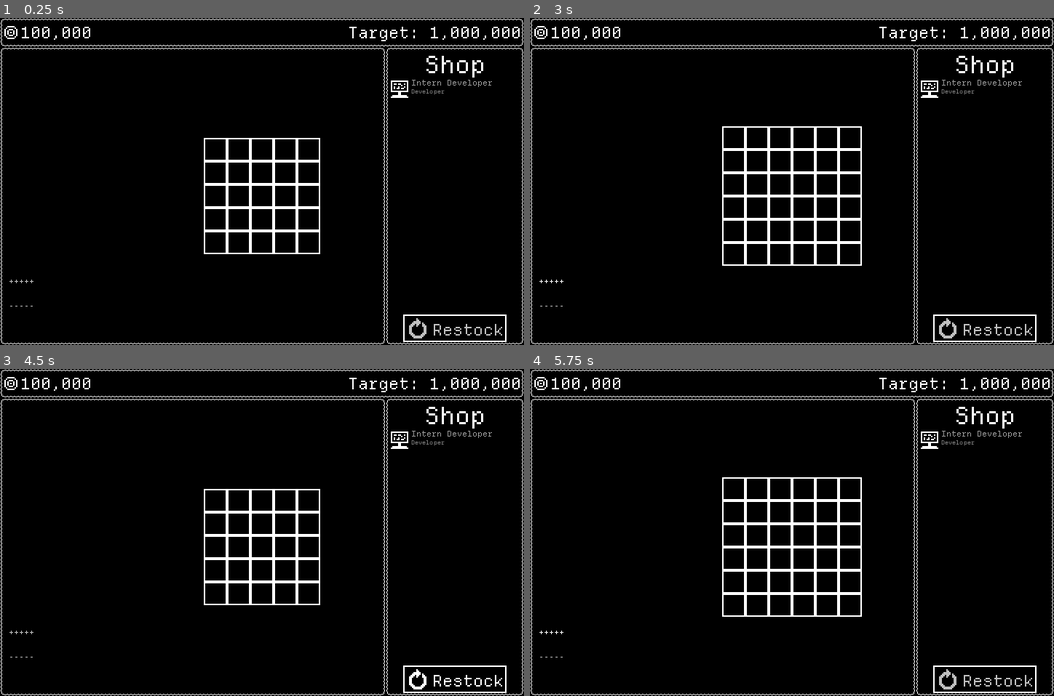
Above: before the commit, frames 1-4 (two rows, left to right).
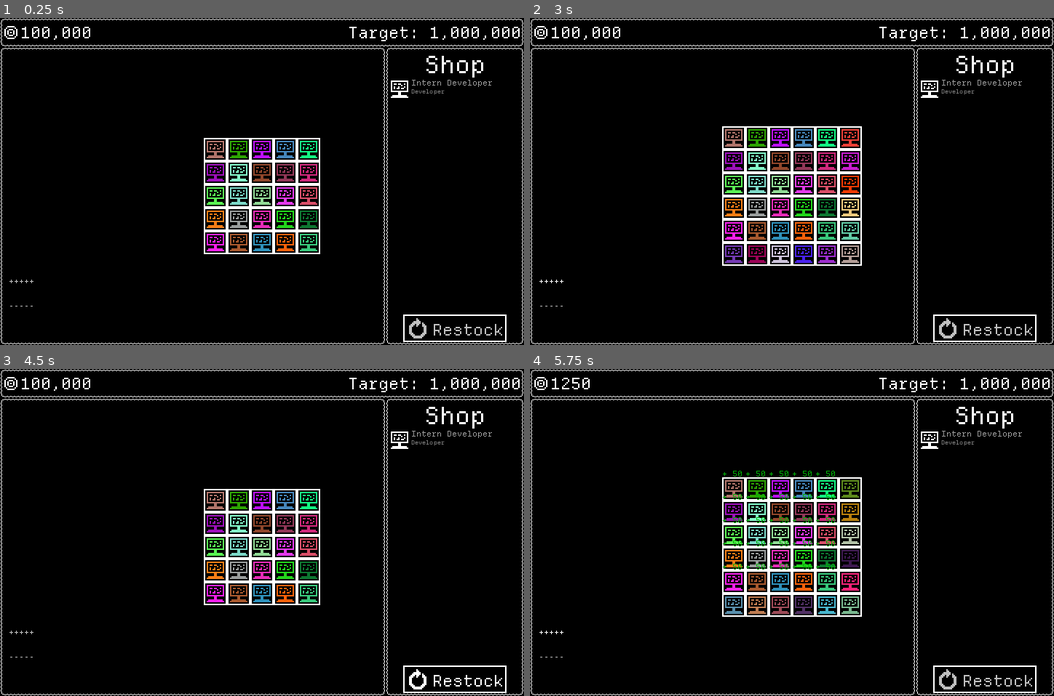
Above: after the commit, the same moments.

Repository: GemDust0/TooBigToFail
Game: Godot game, scene res://Scenes/CorporateSim.tscn
The game is run twice, just before and just after one commit, with the same random seed, the same clock (stepped at 60 frames per second) and the same inputs. This scene is started directly instead of the project's main scene.
Inputs:
- Up to frame 1 (0.25 s): no input
- Up to frame 2 (3 s): click "+++++" at 0.5 s; click "-----" at 1.25 s; click "Restock" at 2 s; click "+++++" at 2.75 s
- Up to frame 3 (4.5 s): click "-----" at 3.5 s; click "Restock" at 4.25 s
- Up to frame 4 (5.75 s): click "+++++" at 5 s

The runs differ from the first frame. In frame 1, 2.3% of the frame differs, in the area x 39-61%, y 37-72%; in frame 2, 3.4%; in frame 3, 2.3%; in frame 4, 3.8%, in the area x 6-63%, y 2-75%.

Commit message:
Description

Diff:
--- a/Scenes/CorporateSim.tscn
+++ b/Scenes/CorporateSim.tscn
@@ -6,6 +6,7 @@
 [ext_resource type="Texture2D" uid="uid://3nddv675u4w4" path="res://Assets/MoneySymbol.png" id="2_v5m7x"]
 [ext_resource type="PackedScene" uid="uid://cg8f3de2xiggn" path="res://Scenes/EmployeeGrid.tscn" id="5_4d44h"]
 [ext_resource type="PackedScene" uid="uid://d2o7ayg510k4a" path="res://Scenes/EmployeeShop.tscn" id="6_cj7sp"]
+[ext_resource type="Script" uid="uid://ck0245lqu86lu" path="res://Scripts/EmployeeDescription.gd" id="7_yop2h"]
 
 [node name="CorporateSim" type="Node" unique_id=1056640650]
 script = ExtResource("1_v5m7x")
@@ -47,6 +48,15 @@
 horizontal_alignment = 2
 vertical_alignment = 1
 
+[node name="EmployeeDescription" type="RichTextLabel" parent="HUD" unique_id=1373270089]
+unique_name_in_owner = true
+visible = false
+offset_right = 256.0
+offset_bottom = 1.0
+bbcode_enabled = true
+vertical_alignment = 1
+script = ExtResource("7_yop2h")
+
 [node name="TileMapLayer" type="TileMapLayer" parent="." unique_id=613741287]
 tile_map_data = PackedByteArray("AABpAFkAAAACAAIAAABpAFgAAAACAAEAAABpAFcAAAACAAEAAABpAFYAAAACAAEAAABpAFUAAAACAAEAAABpAF …(138992 unchanged characters)…
 tile_set = ExtResource("1_nl8ri")
--- /dev/null
+++ b/Scripts/EmployeeDescription.gd
@@ -0,0 +1,12 @@
+class_name EmployeeDescription extends RichTextLabel
+
+
+func show_description(employee: Employee) -> void:
+	text = employee.description
+	@warning_ignore("int_as_enum_without_cast")
+	size = get_theme_font("normal_font").get_multiline_string_size(get_parsed_text(), 0, -1, 11)
+	show()
+
+func _input(event: InputEvent) -> void:
+	if event is InputEventMouseMotion && visible:
+		global_position = get_global_mouse_position() + Vector2(2, 4)
--- a/Scripts/EmployeeGrid.gd
+++ b/Scripts/EmployeeGrid.gd
@@ -7,13 +7,15 @@
 var held: Employee = null
 var highlighted_container: Vector2i = Vector2(-1, -1)
 
+@onready var description: EmployeeDescription = %EmployeeDescription
+
 func create_grid(grid_size: int) -> void:
 	columns = grid_size
 	for row: int in range(grid_size):
 		for col: int in range(grid_size):
 			var container: EmployeeContainer = create_container()
-			#@warning_ignore("integer_division")
-			#container.employee.grid_pos = Vector2i(row, col)
+			@warning_ignore("integer_division")
+			container.employee.grid_pos = Vector2i(row, col)
 			grid[Vector2i(row, col)] = container
 			add_child(container)
 
@@ -22,13 +24,13 @@
 		for col: int in range(amount + columns):
 			var container: EmployeeContainer = create_container()
 			grid[Vector2i(row + columns, col)] = container
-			#container.employee.grid_pos = Vector2i(row + columns, col)
+			container.employee.grid_pos = Vector2i(row + columns, col)
 			add_child(container)
 	for row: int in range(columns-1, -1, -1):
 		for col: int in range(amount):
 			var container: EmployeeContainer = create_container()
 			grid[Vector2i(row, col + columns)] = container
-			#container.employee.grid_pos = Vector2i(row, col + columns)
+			container.employee.grid_pos = Vector2i(row, col + columns)
 			insert_child(container, row*columns+(columns-col))
 	columns += amount
 
@@ -45,9 +47,9 @@
 
 func create_container() -> EmployeeContainer:
 	var container: EmployeeContainer = employeeContainerScene.instantiate()
-	#container.employee = load("res://Scenes/Employees/InternDeveloper.tscn").instantiate()
-	#container.employee.self_modulate = Color(randf(), randf(), randf())
-	#container.employee.produced.connect(employee_production)
+	container.employee = load("res://Scenes/Employees/InternDeveloper.tscn").instantiate()
+	container.employee.self_modulate = Color(randf(), randf(), randf())
+	container.employee.produced.connect(employee_production)
 	return container
 
 func get_cursor_grid_pos() -> Vector2i:
@@ -83,7 +85,14 @@
 				grid[highlighted_container].highlight.hide()
 			if cursor_grid_pos != Vector2i(-1, -1):
 				grid[cursor_grid_pos].highlight.show()
+				if grid[cursor_grid_pos].employee != null:
+					description.show_description(grid[cursor_grid_pos].employee)
+				else:
+					description.hide()
+			else:
+				description.hide()
 			highlighted_container = cursor_grid_pos
+
 
 func employee_production(employee: Employee) -> void:
 	var production_worth: int = employee.production_value
Not shown, added: Scripts/EmployeeDescription.gd.uid
